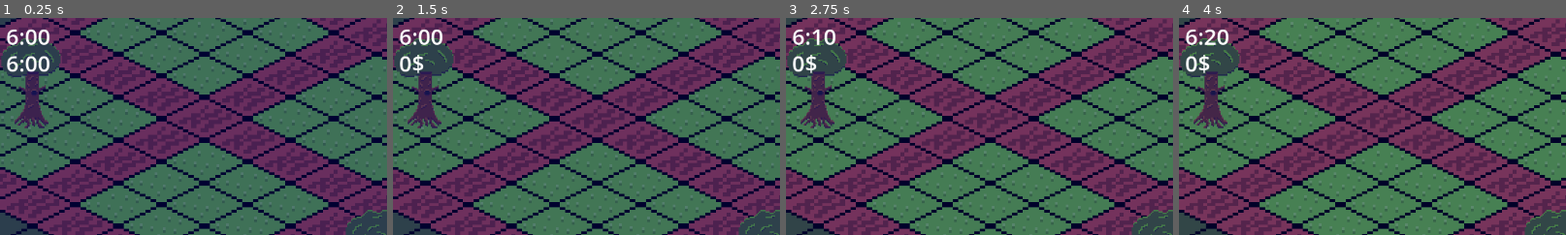
Above: before the commit, frames 1-4 (left to right).
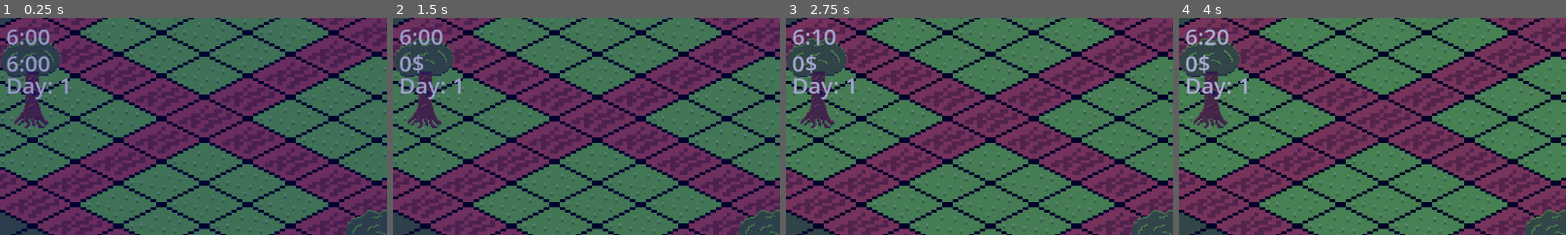
Above: after the commit, the same moments.

Repository: bombasticSlacks/Ok-Orchard
Game: Godot game, scene res://main.tscn
The game is run twice, just before and just after one commit, with the same random seed, the same clock (stepped at 60 frames per second) and the same inputs.
Inputs (mouse positions are % of the whole screen's width and height, from its top left):
- Up to frame 1 (0.25 s): no input
- Up to frame 2 (1.5 s): move the mouse to (72, 45) at 0.52 s; click (72, 45) at 0.67 s; tap Enter at 1.25 s; move the mouse to (30, 55) at 1.27 s; click (30, 55) at 1.42 s
- Up to frame 3 (2.75 s): tap Space at 2 s; move the mouse to (60, 28) at 2.02 s; click (60, 28) at 2.17 s
- Up to frame 4 (4 s): tap Enter at 2.75 s; move the mouse to (45, 70) at 2.77 s; click (45, 70) at 2.92 s; tap Space at 3.5 s; move the mouse to (80, 65) at 3.52 s; click (80, 65) at 3.67 s
The pictures show only the part of the screen within x 0-50%, y 0-50%; the shares and areas given below are measured in that part.

The runs differ from the first frame. In frame 1, 1.2% of the frame differs, in the area x 1-18%, y 5-38%; in frame 2, 1.1%; in frame 3, 1.0%; in frame 4, 1.1%.

Commit message:
Game Pause

Diff:
--- a/Scripts/Game.gd
+++ b/Scripts/Game.gd
@@ -17,13 +17,20 @@
 
 @onready var entrance_transform: Transform2D = pawns[0].transform
 
+@onready var next_day: Control = $UI/Control
+@onready var next_day_label: Label = $UI/Control/PanelContainer/BoxContainer/Label
+
+@onready var day_display: RichTextLabel = $UI/DayDisplay
+
 # Preload Pawn Setup
 var pawn_setup = preload("res://pawnSetup.tscn")
 
 # Plots the game tracks
 @export var plots: Plot
 
-var current_ticks = 0
+var current_ticks: int = 0
+var current_day: int = 1
+
 #Timer 0.3
 @export var day_ticks = 580
 #16 hour days, 6:00am to 10pm
@@ -33,6 +40,9 @@
 var end_sunset_hour = 22
 var max_day_color_alpha = 0.4
 var min_db = -40
+
+# Pause for nighttime
+var paused = false
 
 # Called when the node enters the scene tree for the first time.
 func _ready():
@@ -45,6 +55,10 @@
 	money_display = get_node("UI/MoneyDisplay")
 	player = get_node("Player")
 	timer.timeout.connect(_tick)
+
+	# Assign a button from UI
+	var button: Button = $UI/Control/PanelContainer/BoxContainer/Button
+	button.pressed.connect(_start_day)
 
 	# Call start day once
 	_start_day()
@@ -84,6 +98,10 @@
 
 # Simplified Processing Only Runs When A Root Level Timer Finishes
 func _tick():
+	# if paused no processing ticks
+	if paused:
+		return
+
 	# Count Ticks
 	current_ticks = current_ticks+1
 
@@ -113,6 +131,12 @@
 
 # stuff that happens when the day starts
 func _start_day():
+	# Clear the pause after a day
+	next_day.visible = false
+	paused = false
+	day_display.set_text("Day: " + String.num_int64(current_day))
+
+
 	# Reset ticks timer
 	current_ticks = 0
 
@@ -124,14 +148,16 @@
 
 # stuff that happens when the day ends
 func _end_day():
-	# TODO Night Stuff
+	# Set Menu UI
+	paused = true
+	next_day_label.set_text("End Of Day: " + String.num_int64(current_day))
+	current_day += 1
+	next_day.visible = true
 
 	# Set pawns in park to start leaving
 	for pawn in pawns:
 		pawn.set_leaving()
 
-	_start_day()
-
 # removes a pawn from the current array
 func unload_pawn(pawn: Pawn):
 	pawns.erase(pawn)
--- /dev/null
+++ b/StatusScene.tscn
@@ -0,0 +1,80 @@
+[gd_scene load_steps=6 format=3 uid="uid://be2a30u0lm0su"]
+
+[sub_resource type="StyleBoxFlat" id="StyleBoxFlat_nbt07"]
+bg_color = Color(0.94902, 0.882353, 0.552941, 1)
+corner_radius_top_left = 5
+corner_radius_top_right = 5
+corner_radius_bottom_right = 5
+corner_radius_bottom_left = 5
+
+[sub_resource type="LabelSettings" id="LabelSettings_d6hhe"]
+font_color = Color(0.203922, 0.286275, 0.368627, 1)
+
+[sub_resource type="StyleBoxFlat" id="StyleBoxFlat_ipqvb"]
+bg_color = Color(0.203922, 0.596078, 0.858824, 1)
+border_width_left = 4
+border_width_top = 4
+border_width_right = 4
+border_width_bottom = 4
+border_color = Color(0.8, 0.8, 0.8, 0)
+corner_radius_top_left = 5
+corner_radius_top_right = 5
+corner_radius_bottom_right = 5
+corner_radius_bottom_left = 5
+
+[sub_resource type="StyleBoxFlat" id="StyleBoxFlat_503k8"]
+bg_color = Color(0.160784, 0.501961, 0.72549, 1)
+border_width_left = 4
+border_width_top = 4
+border_width_right = 4
+border_width_bottom = 4
+border_color = Color(0.8, 0.8, 0.8, 0)
+corner_radius_top_left = 5
+corner_radius_top_right = 5
+corner_radius_bottom_right = 5
+corner_radius_bottom_left = 5
+
+[sub_resource type="StyleBoxFlat" id="StyleBoxFlat_4i1d2"]
+bg_color = Color(0.65098, 0.317647, 0.623529, 1)
+border_width_left = 4
+border_width_top = 4
+border_width_right = 4
+border_width_bottom = 4
+border_color = Color(0.8, 0.8, 0.8, 0)
+corner_radius_top_left = 5
+corner_radius_top_right = 5
+corner_radius_bottom_right = 5
+corner_radius_bottom_left = 5
+
+[node name="Control" type="Control"]
+layout_mode = 3
+anchors_preset = 15
+anchor_right = 1.0
+anchor_bottom = 1.0
+grow_horizontal = 2
+grow_vertical = 2
+
+[node name="PanelContainer" type="PanelContainer" parent="."]
+layout_mode = 0
+offset_left = 502.0
+offset_top = 271.0
+offset_right = 630.0
+offset_bottom = 329.0
+theme_override_styles/panel = SubResource("StyleBoxFlat_nbt07")
+
+[node name="BoxContainer" type="BoxContainer" parent="PanelContainer"]
+layout_mode = 2
+vertical = true
+
+[node name="Label" type="Label" parent="PanelContainer/BoxContainer"]
+layout_mode = 2
+text = "End Of Day: #"
+label_settings = SubResource("LabelSettings_d6hhe")
+horizontal_alignment = 1
+
+[node name="Button" type="Button" parent="PanelContainer/BoxContainer"]
+layout_mode = 2
+theme_override_styles/normal = SubResource("StyleBoxFlat_ipqvb")
+theme_override_styles/hover = SubResource("StyleBoxFlat_503k8")
+theme_override_styles/pressed = SubResource("StyleBoxFlat_4i1d2")
+text = "Continue"
--- a/main.tscn
+++ b/main.tscn
@@ -1,10 +1,11 @@
-[gd_scene load_steps=9 format=3 uid="uid://dx3k80toaks7p"]
+[gd_scene load_steps=10 format=3 uid="uid://dx3k80toaks7p"]
 
 [ext_resource type="PackedScene" uid="uid://dq131ceghv4bt" path="res://orchard.tscn" id="1_5bpqt"]
 [ext_resource type="Script" path="res://Scripts/Game.gd" id="1_nahm6"]
 [ext_resource type="Script" path="res://Scripts/Plot.gd" id="4_wgdl0"]
 [ext_resource type="Texture2D" uid="uid://du1wx4xcmn602" path="res://Assets/TreeBase.png" id="5_822cv"]
 [ext_resource type="PackedScene" uid="uid://dlx77rrwosh4s" path="res://pawnSetup.tscn" id="5_ytaj6"]
+[ext_resource type="PackedScene" uid="uid://be2a30u0lm0su" path="res://StatusScene.tscn" id="6_du6vv"]
 [ext_resource type="Script" path="res://Scripts/Player.gd" id="7_dj4wc"]
 [ext_resource type="AudioStream" uid="uid://bfcdq82b3wajb" path="res://Assets/birds.mp3" id="7_gxyii"]
 [ext_resource type="AudioStream" uid="uid://44dtet58v8lh" path="res://Assets/night-ambience.mp3" id="8_52myp"]
@@ -155,6 +156,14 @@
 theme_override_font_sizes/normal_font_size = 33
 text = "6:00"
 
+[node name="DayDisplay" type="RichTextLabel" parent="UI"]
+offset_left = 9.0
+offset_top = 77.0
+offset_right = 150.0
+offset_bottom = 124.0
+theme_override_font_sizes/normal_font_size = 33
+text = "6:00"
+
 [node name="DayLayer" type="CanvasLayer" parent="UI"]
 
 [node name="DayColor" type="ColorRect" parent="UI/DayLayer"]
@@ -169,6 +178,8 @@
 mouse_default_cursor_shape = 1
 color = Color(0, 0, 0.470588, 0.407843)
 
+[node name="Control" parent="UI" instance=ExtResource("6_du6vv")]
+
 [node name="DaytimeAmbience" type="AudioStreamPlayer2D" parent="."]
 stream = ExtResource("7_gxyii")
 volume_db = -80.0
